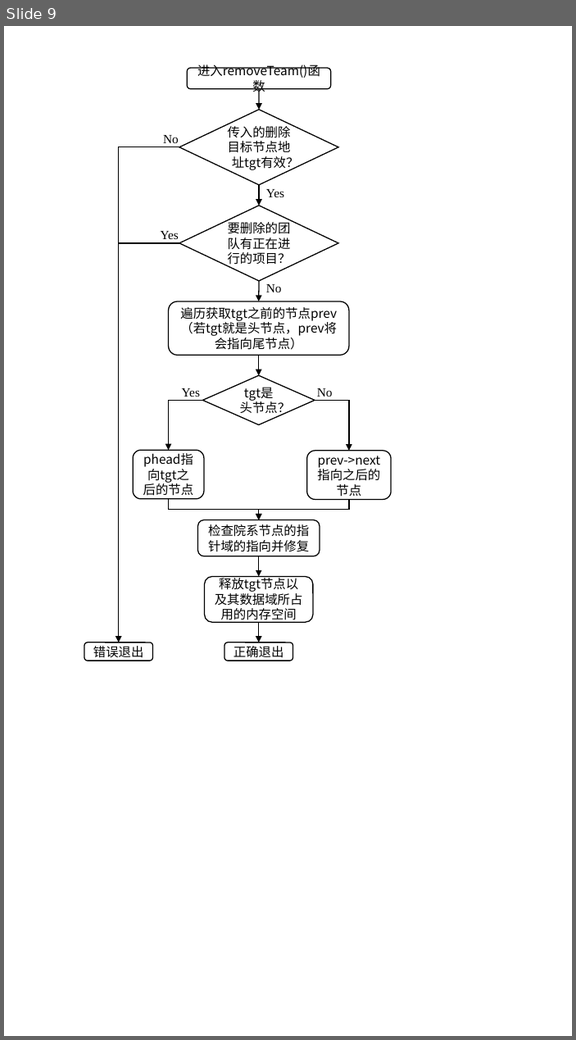
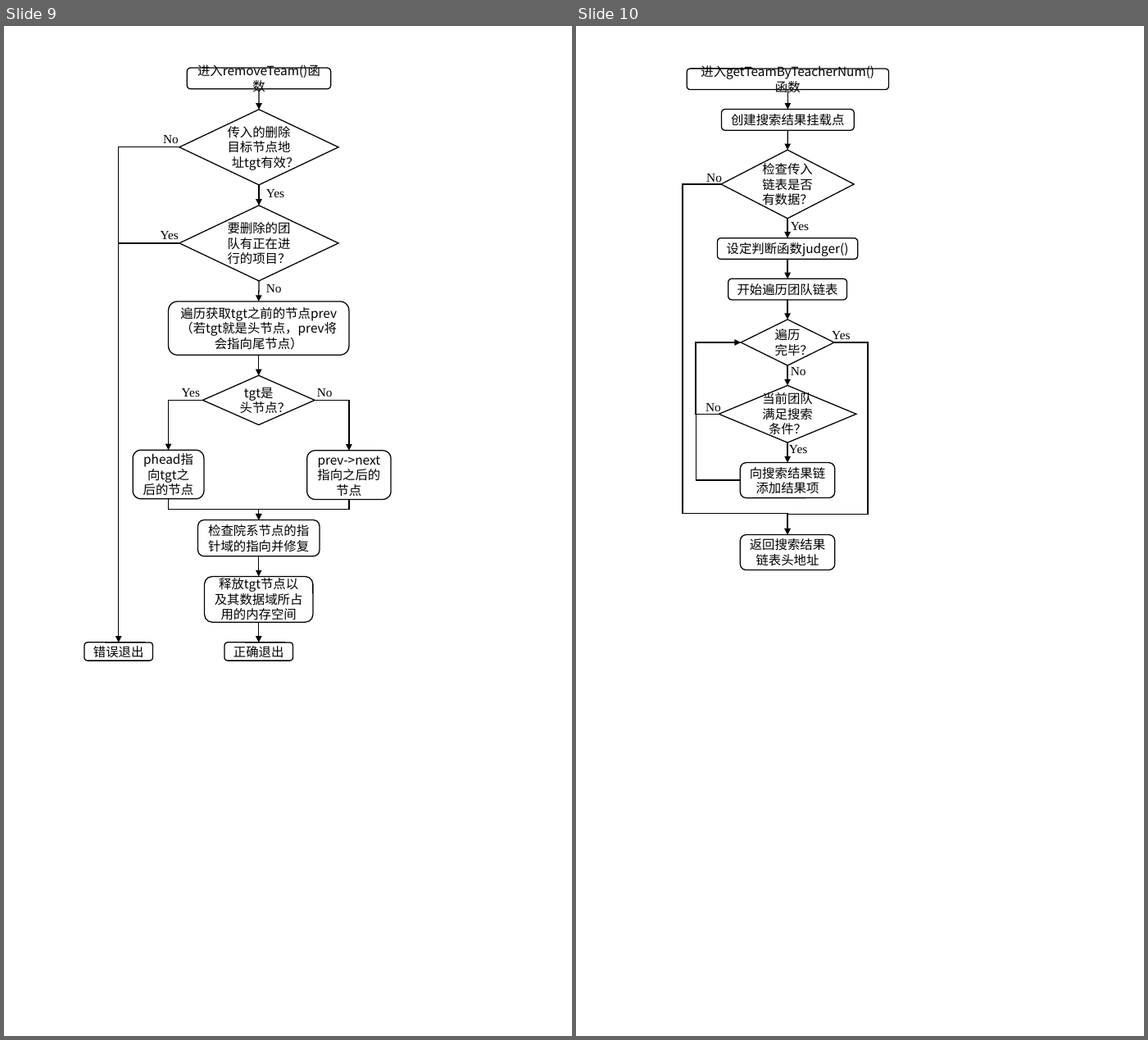
Before and after one commit to smdsbz/curriculum-design-1, a slide deck: Experiment_Report/drafts.pptx. Shown side by side, each under a label of ours: slide 9 before the commit, slides 9 and 10 after it. The pictures are 576x1040 and 1148x1040 pixels, drawn with LibreOffice and Linux fonts; fonts in the diff are those of the drawing. Boxes give left, top, right and bottom in pixels: in the first picture for what was removed or moved away, otherwise in the second. Text is boxed around its words. In the diff, an @@ line names an element or a change of style, - is before the commit and + after.

```diff
--- a/Experiment_Report/drafts.pptx
+++ b/Experiment_Report/drafts.pptx
@@ slide 10 added at bbox=[576, 26, 1144, 1036], background #FFFFFF @@
@@ rounded rectangle added at bbox=[687, 69, 889, 90], fill #FFFFFF, outline #000000 1 pt, 12 pt, text #000000 @@
+进入getTeamByTeacherNum()函数
@@ arrow added from (788, 90) to (788, 110), #000000 1 pt @@
@@ rounded rectangle added at bbox=[721, 110, 854, 131], fill #FFFFFF, outline #000000 1 pt, 12 pt, text #000000 @@
+创建搜索结果挂载点
@@ arrow added from (788, 131) to (788, 151), #000000 1 pt @@
@@ diamond added at bbox=[721, 151, 855, 219], fill #FFFFFF, outline #000000 1 pt, 12 pt, text #000000 @@
+检查传入链表是否有数据？
@@ elbow arrow added from (721, 184) to (788, 535), #000000 1 pt @@
@@ text added at bbox=[706, 174, 722, 184], 12 pt, text #000000 @@
+No
@@ arrow added from (788, 219) to (788, 238), #000000 1 pt @@
@@ text added at bbox=[791, 222, 809, 230], 12 pt, text #000000 @@
+Yes
@@ rounded rectangle added at bbox=[718, 238, 858, 260], fill #FFFFFF, outline #000000 1 pt, 12 pt, text #000000 @@
+设定判断函数judger()
@@ arrow added from (788, 260) to (788, 279), #000000 1 pt @@
@@ rounded rectangle added at bbox=[729, 279, 847, 300], fill #FFFFFF, outline #000000 1 pt, 12 pt, text #000000 @@
+开始遍历团队链表
@@ diamond added at bbox=[741, 320, 834, 365], fill #FFFFFF, outline #000000 1 pt, 12 pt, text #000000 @@
+遍历完毕？
@@ arrow added from (788, 300) to (788, 320), #000000 1 pt @@
@@ elbow arrow added from (720, 414) to (741, 343), #000000 1 pt @@
@@ elbow arrow added from (834, 343) to (788, 535), #000000 1 pt @@
@@ text added at bbox=[832, 331, 850, 343], 12 pt, text #000000 @@
+Yes
@@ arrow added from (788, 365) to (788, 386), #000000 1 pt @@
@@ text added at bbox=[791, 367, 806, 375], 12 pt, text #000000 @@
+No
@@ elbow line added from (741, 480) to (697, 390), #000000 1 pt @@
@@ diamond added at bbox=[720, 386, 856, 443], fill #FFFFFF, outline #000000 1 pt, 12 pt, text #000000 @@
+当前团队满足搜索条件？
@@ text added at bbox=[706, 403, 721, 415], 12 pt, text #000000 @@
+No
@@ arrow added from (788, 443) to (788, 462), #000000 1 pt @@
@@ rounded rectangle added at bbox=[741, 462, 835, 498], fill #FFFFFF, outline #000000 1 pt, 12 pt, text #000000 @@
+向搜索结果链添加结果项
@@ text added at bbox=[789, 445, 807, 453], 12 pt, text #000000 @@
+Yes
@@ rounded rectangle added at bbox=[741, 535, 835, 570], fill #FFFFFF, outline #000000 1 pt, 12 pt, text #000000 @@
+返回搜索结果链表头地址
```
Also in this commit, not shown: 1 other slide added, 2 other files.
